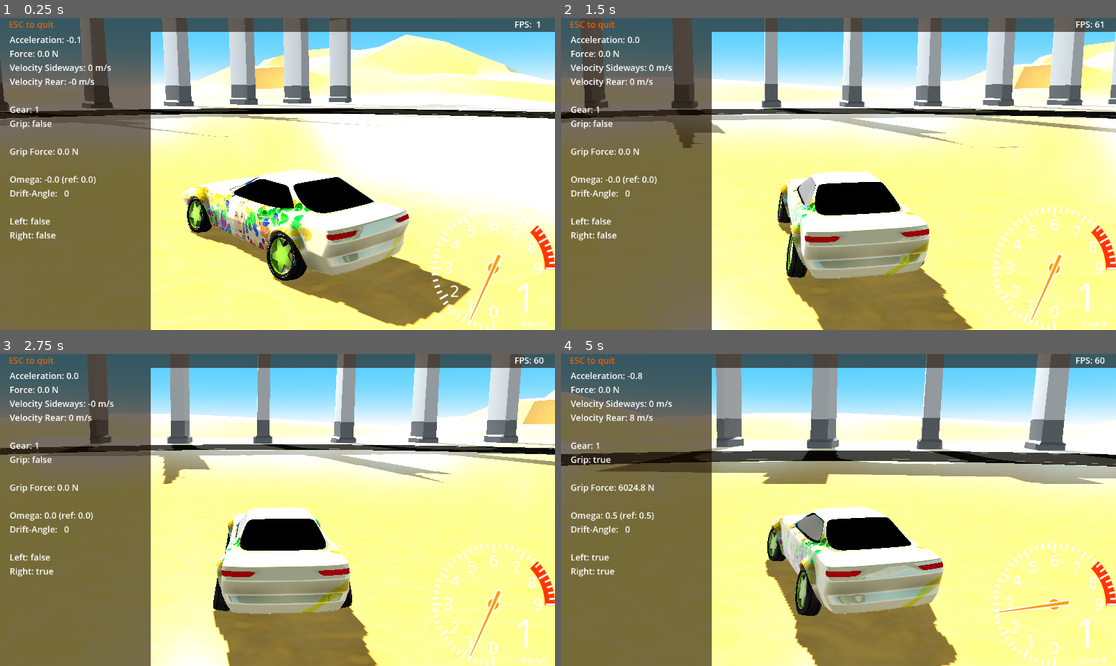
Above: before the commit, frames 1-4 (two rows, left to right).
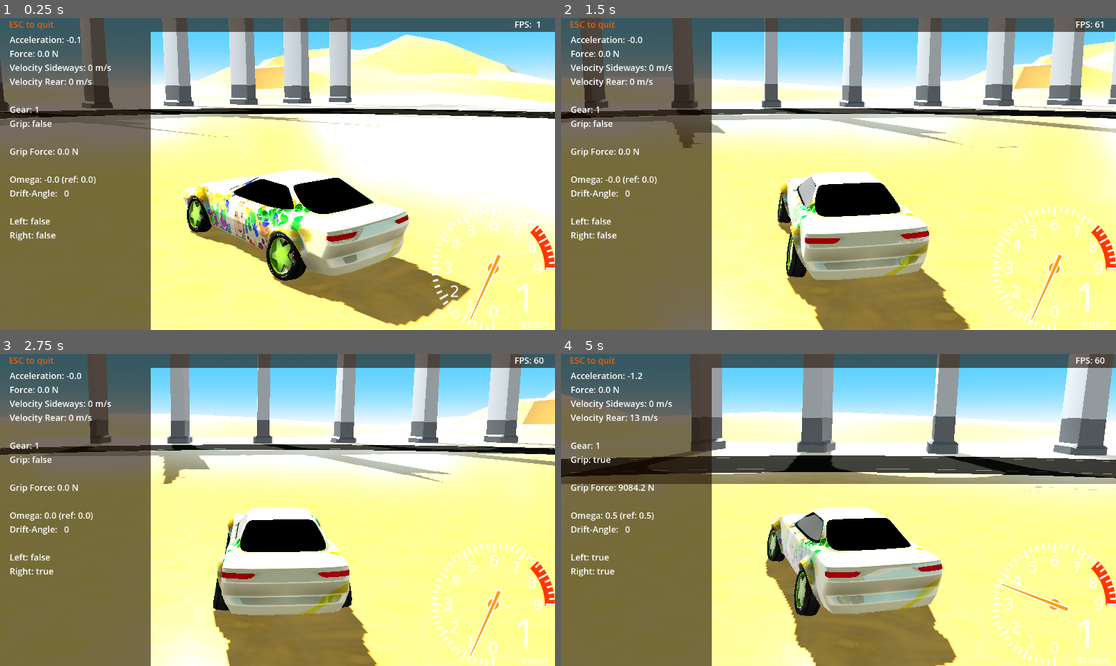
Above: after the commit, the same moments.

Repository: tomaga-dev/DriftCarG4
Game: Godot game, scene res://Scenes/Start.tscn
Two runs of this game, one before a commit and one after it. Both use one fixed random seed, a clock stepped at 60 frames per second and the inputs below.
Inputs:
- Up to frame 1 (0.25 s): no input
- Up to frame 2 (1.5 s): hold Right (controller_right) 0.53-1.28 s; hold Down (controller_brake) from 1.28 s (still down)
- Up to frame 3 (2.75 s): release Down (controller_brake) at 2.03 s; hold Right (controller_right) from 2.03 s (still down)
- Up to frame 4 (5 s): release Right (controller_right) at 2.78 s; hold Up (controller_accelerate) 2.78-3.53 s; hold Left (controller_left) from 3.53 s (still down)

The runs differ from the first frame. In frame 1, 1.8% of the frame differs, in the area x 0-97%, y 0-100%; in frame 2, 1.7%; in frame 3, 1.7%; in frame 4, 20%, in the area x 0-100%, y 0-100%.

Commit message:
The collision shapes have been changed
The front collision shape is a box shape now and a rear collision shape
has been added.

Diff:
--- a/Drift Car/Scenes/Start.tscn
+++ b/Drift Car/Scenes/Start.tscn
@@ -52,9 +52,11 @@
 custom_solver_bias = 1.0
 size = Vector3(10, 100, 500)
 
-[sub_resource type="CapsuleShape3D" id="CapsuleShape3D_nyvux"]
-radius = 0.2
-height = 1.9
+[sub_resource type="BoxShape3D" id="BoxShape3D_x1cas"]
+size = Vector3(1.8, 0.2, 0.5)
+
+[sub_resource type="BoxShape3D" id="BoxShape3D_ur7gn"]
+size = Vector3(1.8, 0.5, 0.2)
 
 [sub_resource type="BoxShape3D" id="BoxShape3D_5lcbe"]
 size = Vector3(2, 0.3, 2)
@@ -160,13 +162,19 @@
 
 [node name="Monteri" parent="." instance=ExtResource("5_x1q82")]
 transform = Transform3D(1, 0, 0, 0, 1, 0, 0, 0, 1, 0, 0.35, 0)
+max_force = 30000.0
+omega_max_drift = 1.2
 
 [node name="CameraTarget" type="Node3D" parent="Monteri"]
 transform = Transform3D(1, 0, 0, 0, 1, 0, 0, 0, 1, 0, 0.87, 0)
 
 [node name="CollisionShapeFront" type="CollisionShape3D" parent="Monteri"]
-transform = Transform3D(-4.37114e-08, 1, 0, -1, -4.37114e-08, 0, 0, 0, 1, 0, 0.03, -2)
-shape = SubResource("CapsuleShape3D_nyvux")
+transform = Transform3D(1, 0, 0, 0, 1, 0, 0, 0, 1, 0, 0, -2)
+shape = SubResource("BoxShape3D_x1cas")
+
+[node name="CollisionShapeRear" type="CollisionShape3D" parent="Monteri"]
+transform = Transform3D(1, 0, 0, 0, 1, 0, 0, 0, 1, 0, 0.3, 2)
+shape = SubResource("BoxShape3D_ur7gn")
 
 [node name="CollisionShapeBody" type="CollisionShape3D" parent="Monteri"]
 shape = SubResource("BoxShape3D_5lcbe")
Not shown: 1 places in Drift Car/Scenes/Start.tscn that only renumber resources
